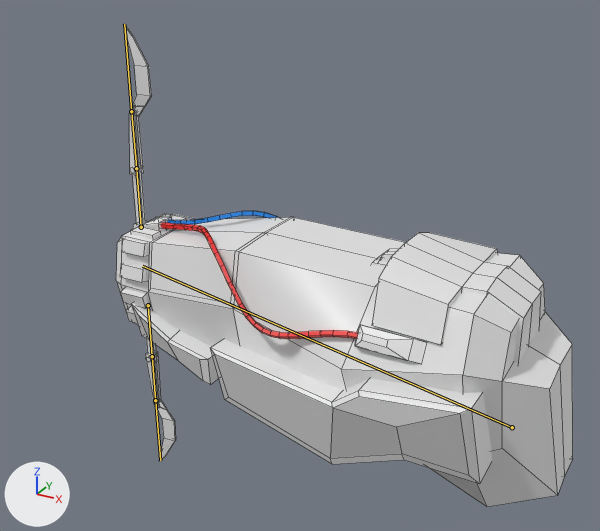
An edit to the FBX model UltraPortalAssets/Assets/Bundles/Weapons/Art/UltraPortalGun.fbx, drawn before and after from the same camera.
Rendered twice from a camera (50 mm lens) standing at (0.981, -1.838, 1.14) and looking at (-0.05, 0.037, 0.203). Every picture has the same lights, and +X, +Y and +Z are marked at lower left. The first picture is the older version. The bones that change, and the others that lie on the model, are drawn over the model as lines. Mesh edges are drawn as thin lines.

The first picture shows 'PortalGunMeshTexture'.
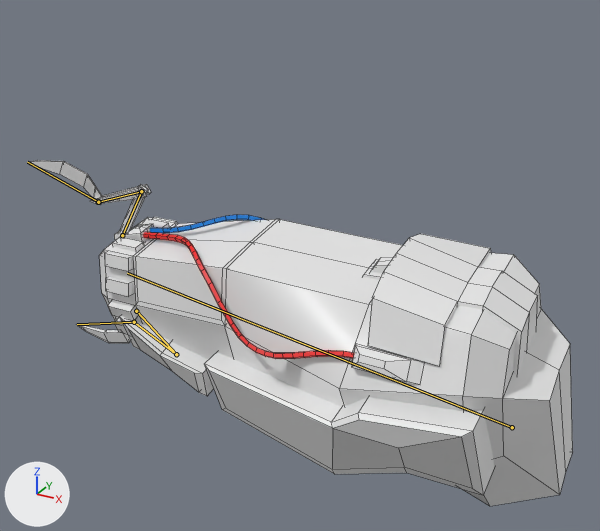
The newer file adds an action. The first version stands in its rest pose; the second is drawn at frame 23 of the action 'PoralGunRig|PortalGunClose'.

Changed parts and their boxes [x1, y1, x2, y2] in the pictures (600 x 531 px):
'PortalGunMeshTexture', posed (19% wider, 28% shorter): before [116, 24, 573, 507]; after [28, 160, 573, 506]
bone 'RootPortal', root to tip: before (512, 427) to (142, 266); after (512, 427) to (127, 273)
bone 'top_one', root to tip: before (141, 227) to (136, 168); after (122, 235) to (141, 191)
bone 'top_two', root to tip: before (136, 168) to (131, 111); after (141, 191) to (98, 202)
bone 'top_three', root to tip: before (131, 111) to (124, 24); after (98, 202) to (27, 162)
bone 'bottom_one', root to tip: before (148, 305) to (152, 356); after (136, 311) to (176, 354)
bone 'bottom_two', root to tip: before (152, 356) to (155, 400); after (176, 354) to (134, 322)
bone 'bottom_three', root to tip: before (155, 400) to (160, 460); after (134, 322) to (77, 324)

What the commit changed:
Bone 'RootPortal' (bone_rootportal) turns from (0, 0, 0) to (-4, -6, 1) degrees about its own x, y and z.
Bone 'top_one' (bone_top_one) turns from (0, 0, 0) to (0, 3, 31) degrees about its own x, y and z.
Bone 'top_two' (bone_top_two) turns from (0, 0, 0) to (0, -2, -141) degrees about its own x, y and z.
Bone 'top_three' (bone_top_three) turns from (0, 0, 0) to (-1, 0, 46) degrees about its own x, y and z.
Bone 'bottom_one' (bone_bottom_one) turns from (0, 0, 0) to (45, -1, 0) degrees about its own x, y and z.
Bone 'bottom_two' (bone_bottom_two) turns from (0, 0, 0) to (-165, -1, 0) degrees about its own x, y and z.
Bone 'bottom_three' (bone_bottom_three) turns from (0, 0, 0) to (46, 1, -1) degrees about its own x, y and z.
